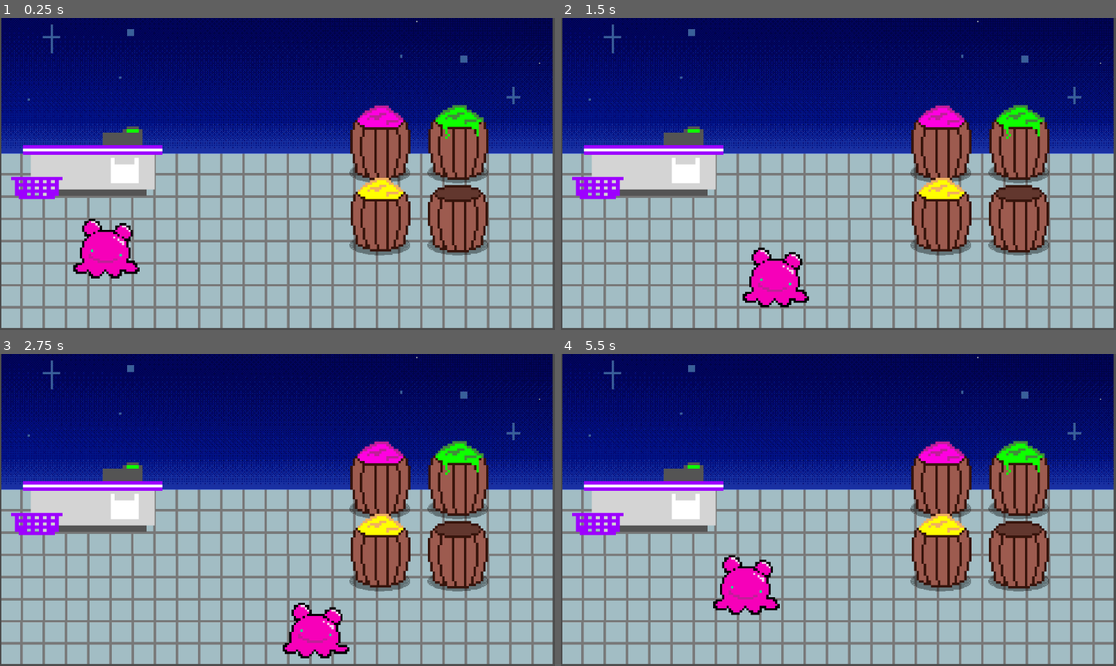
Above: before the commit, frames 1-4 (two rows, left to right).
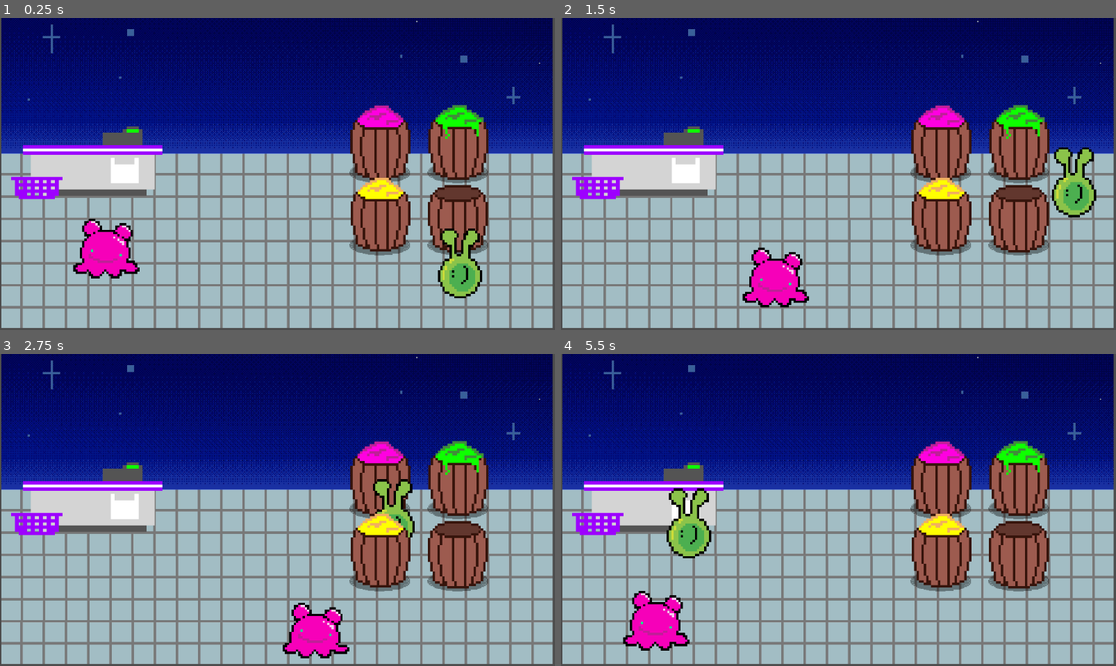
Above: after the commit, the same moments.

Repository: asiderys/ROOT16-Game-Jam
Game: Godot game, scene res://store-layout/day_store.tscn
Same seed, same stepped clock (60 frames per second), same inputs: the game is played once before the commit and once after it.
Inputs:
- Up to frame 1 (0.25 s): no input
- Up to frame 2 (1.5 s): hold Right (ui_right) 0.53-1.28 s; hold Down (ui_down) from 1.28 s (still down)
- Up to frame 3 (2.75 s): release Down (ui_down) at 2.03 s; hold Right (ui_right) from 2.03 s (still down)
- Up to frame 4 (5.5 s): release Right (ui_right) at 2.78 s; hold Up (ui_up) 2.78-3.53 s; hold Left (ui_left) 3.53-5.03 s; hold Down (ui_down) from 5.03 s (still down)

The runs differ from the first frame. In frame 1, 1.3% of the frame differs, in the area x 78-87%, y 67-90%; in frame 2, 1.3%; in frame 3, 0.7%; in frame 4, 4.4%, in the area x 11-40%, y 42-96%.

Commit message:
basic npc!

Diff:
--- a/store-layout/day_store.gd
+++ b/store-layout/day_store.gd
@@ -1,6 +1,9 @@
 extends Node2D
 
+var npcSpeed = 200
+var pathFollow2D = 0
 var testDict = {"Yellow": 1, "Orange": 0, "Pink": 1, "Green": 1}
+const orbNPC = preload("res://store-layout/orb.tscn")
 
 const EMPTY_BIN = preload("res://store-layout/empty_bin.tscn")
 const YELLOW = preload("res://store-layout/yellow_bin.tscn")
@@ -9,7 +12,19 @@
 const GREEN = preload("res://store-layout/green_bin.tscn")
 # Called when the node enters the scene tree for the first time.
 func _ready() -> void:
-	spawn_bins();
+	spawn_npc()
+	spawn_bins()
+
+func spawn_npc():
+	var path = get_node("Path2D")
+	pathFollow2D = PathFollow2D.new()
+	pathFollow2D.rotates = false
+	path.add_child(pathFollow2D)
+	var npc = orbNPC.instantiate()
+	pathFollow2D.add_child(npc)
+	var remote = RemoteTransform2D.new()
+	pathFollow2D.add_child(remote)
+	remote.remote_path = npc.get_path()
 
 func spawn_bins():
 	for bin in testDict:
@@ -44,4 +59,5 @@
 			add_child(bin_t)
 # Called every frame. 'delta' is the elapsed time since the previous frame.
 func _process(delta: float) -> void:
-	pass
+	if pathFollow2D:
+		pathFollow2D.progress += npcSpeed * delta
--- a/store-layout/day_store.tscn
+++ b/store-layout/day_store.tscn
@@ -41,6 +41,12 @@
 
 [sub_resource type="SegmentShape2D" id="SegmentShape2D_c0k3n"]
 b = Vector2(0, 650)
+
+[sub_resource type="Curve2D" id="Curve2D_ipnrw"]
+_data = {
+"points": PackedVector2Array(0, 0, 0, 0, 907, 596, 0, 0, 0, 0, 1071, 521, 0, 0, 0, 0, 1068, 407, 0, 0, 0, 0, 781, 397, 0, 0, 0, 0, 244, 418, 0, 0, 0, 0, 227, 609)
+}
+point_count = 6
 
 [node name="Node2D" type="Node2D" unique_id=555568952]
 y_sort_enabled = true
@@ -111,3 +117,12 @@
 scale = Vector2(0.29559526, 0.23511901)
 texture = ExtResource("3_i5ce1")
 offset = Vector2(0, -300)
+
+[node name="Path2D" type="Path2D" parent="." unique_id=1119737323]
+y_sort_enabled = true
+curve = SubResource("Curve2D_ipnrw")
+
+[node name="PathFollow2D" type="PathFollow2D" parent="Path2D" unique_id=1630540402]
+position = Vector2(907, 596)
+rotation = -0.42892215
+rotates = false
--- /dev/null
+++ b/store-layout/orb.tscn
@@ -0,0 +1,40 @@
+[gd_scene format=3 uid="uid://c2sjaow330chm"]
+
+[ext_resource type="Texture2D" uid="uid://4yiwgun0f1im" path="res://Orb 1.png" id="1_fkknb"]
+[ext_resource type="Texture2D" uid="uid://dbolvqqn2ufuy" path="res://Orb 2.png" id="2_ys6sa"]
+
+[sub_resource type="SpriteFrames" id="SpriteFrames_o8tt0"]
+animations = [{
+"frames": [{
+"duration": 1.0,
+"texture": ExtResource("1_fkknb")
+}, {
+"duration": 1.0,
+"texture": ExtResource("2_ys6sa")
+}],
+"loop": true,
+"name": &"orbMotion",
+"speed": 5.0
+}]
+
+[sub_resource type="CircleShape2D" id="CircleShape2D_fkknb"]
+radius = 23.086792
+
+[node name="Node2D" type="Node2D" unique_id=201679181]
+y_sort_enabled = true
+
+[node name="CharacterBody2D" type="CharacterBody2D" parent="." unique_id=669707072]
+y_sort_enabled = true
+
+[node name="AnimatedSprite2D" type="AnimatedSprite2D" parent="CharacterBody2D" unique_id=2051222422]
+y_sort_enabled = true
+scale = Vector2(0.13108109, 0.13108109)
+sprite_frames = SubResource("SpriteFrames_o8tt0")
+animation = &"orbMotion"
+frame_progress = 0.9819641
+offset = Vector2(0, -500)
+
+[node name="CollisionShape2D" type="CollisionShape2D" parent="CharacterBody2D" unique_id=1810027140]
+y_sort_enabled = true
+position = Vector2(1, -39)
+shape = SubResource("CircleShape2D_fkknb")
Binary file added: Orb 1.png
Not shown, added: Orb 1.png.import
Binary file added: Orb 2.png
Not shown, added: Orb 2.png.import
